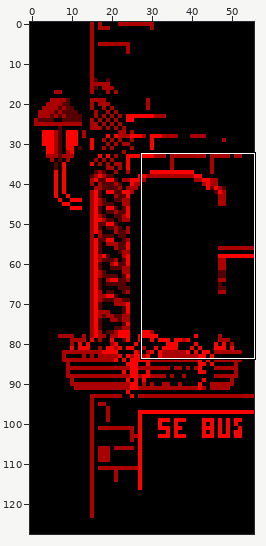
File history of a sprite sheet, assets/images/Buildings/House6.png. The picture above shows the old version from afar; the outline marks the close-up.
Close-up. As it was:
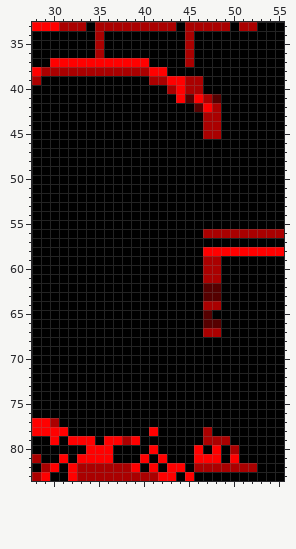
The file is 56x128 pixels. Shown: x 28..55, y 33..83.
Once edited:
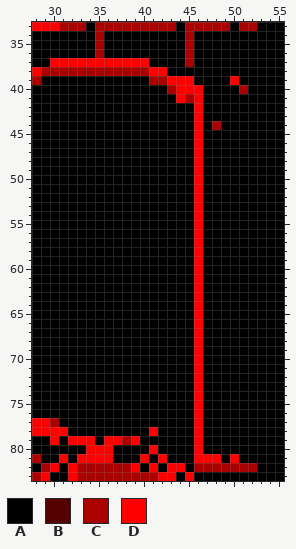
Palette (. is transparent): A #000000  B #550000  C #aa0000  D #ff0000
Difference:
y 39: x 45..46 CC -> DA; x 50 A -> D
y 40: x 45..46 CC -> DD; x 51 A -> C
y 41: x 45 B -> C; x 47..48 CB -> AA
y 42: x 46..48 BDC -> DAA
y 43: x 46..48 ACC -> DAA
y 44: x 46..47 AC -> DA
y 45: x 46..48 ACC -> DAA
y 46..55: x 46 A -> D
y 56: x 46..55 ACCCCCCCCC -> DAAAAAAAAA
y 57: x 46 A -> D
y 58: x 46..55 ADDDDDDDDD -> DAAAAAAAAA
y 59..61: x 46..48 ACC -> DAA
y 62..63: x 46..48 ABB -> DAA
y 64: x 46..48 ACC -> DAA
y 65: x 46..47 AB -> DA
y 66: x 46..48 ABB -> DAA
y 67: x 46..48 ACC -> DAA
y 68..77: x 46 A -> D
y 78: x 46..47 AC -> DA
y 79: x 46..49 ACCC -> DAAA
y 80: x 48 D -> A; x 50 C -> A
